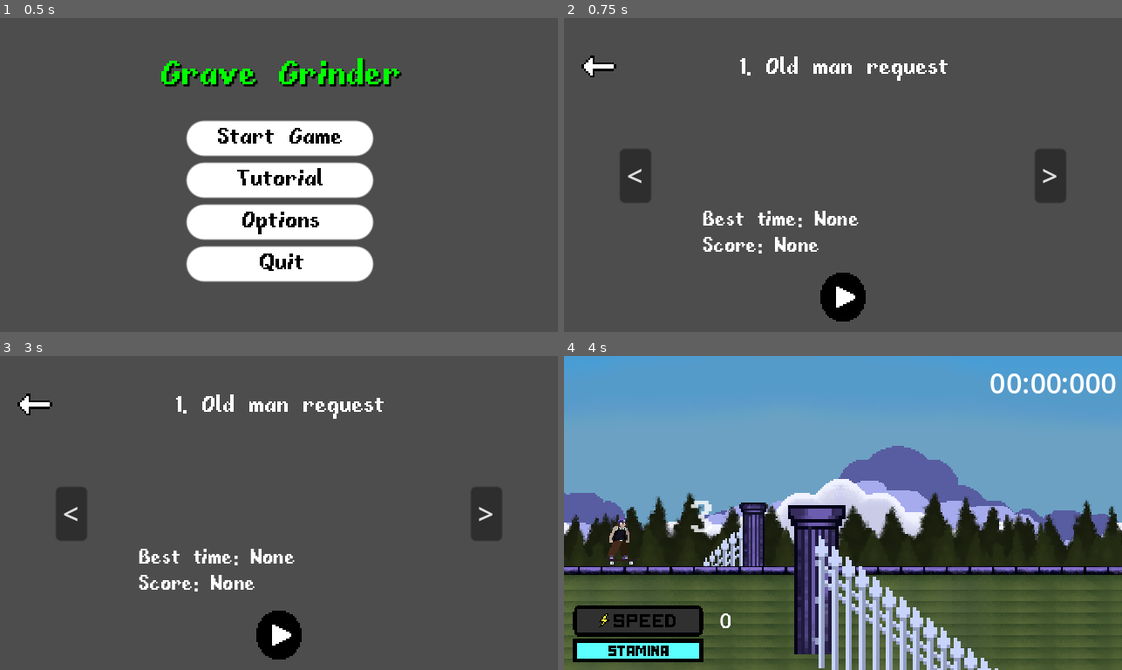
Above: before the commit, frames 1-4 (two rows, left to right).
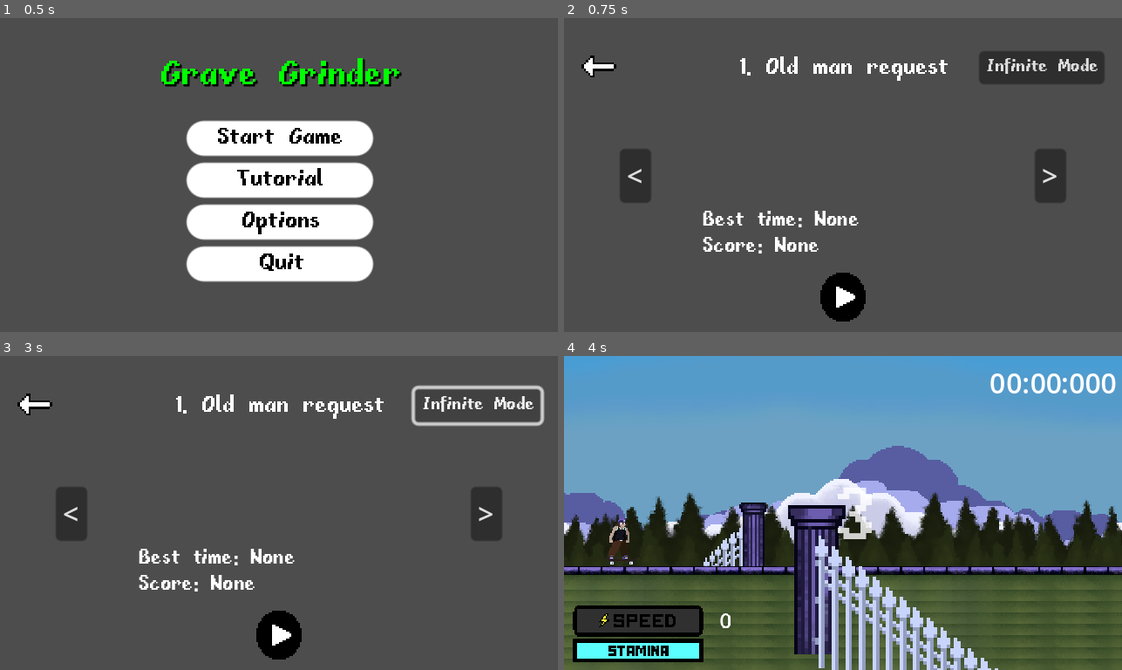
Above: after the commit, the same moments.

Repository: lucasjanta/GraveGrinder
Game: Godot game, scene res://Scenes/Menus/main_menu.tscn
Same seed, same stepped clock (60 frames per second), same inputs: the game is played once before the commit and once after it.
Inputs (mouse positions are in pixels of both pictures, inside the frame that each line leads up to):
- Up to frame 1 (0.5 s): no input
- Up to frame 2 (0.75 s): click "Start Game" at 0.5 s
- Up to frame 3 (3 s): click (33, 406) at 1.25 s; click "Start Game" at 2 s; click (479, 406) at 2.75 s, where only the run after the commit has a clickable "Infinite Mode"
- Up to frame 4 (4 s): click (843, 635) at 3.5 s

Frame 1 is identical in both runs. In frame 2, 2.2% of the frame differs, in the area x 74-97%, y 10-21%; in frame 3, 1.3%; in frame 4, 0.6%.

Commit message:
fixed a bug in countdown animation and added an option for infinite mode

Diff:
--- a/Scenes/Levels/test_room.tscn
+++ b/Scenes/Levels/test_room.tscn
@@ -1717,4 +1717,5 @@
 tile_map_data = PackedByteArray("AAAAAAYAAAAFABUAAAAAAAUAAAAFABUAAAAAAAQAAAAFABUAAAAAAAMAAAAFABUAAAAAAAIAAAAFABUAAAAAAA …(101072 unchanged characters)…
 tile_set = SubResource("TileSet_rik6y")
 
+[editable path="StartAnimation"]
 [editable path="Camera2D/PauseMenu"]
--- a/Scenes/Menus/level_selection.gd
+++ b/Scenes/Menus/level_selection.gd
@@ -50,3 +50,11 @@
 
 func _on_back_pressed():
 	get_tree().change_scene_to_file("res://Scenes/Menus/main_menu.tscn")
+
+func _on_infinite_pressed():
+	if UI.selected_level == 1:
+		print("nivel 1 no modo infinito")
+	if UI.selected_level == 2:
+		print("nivel 2 no modo infinito")
+	if UI.selected_level == 3:
+		print("nivel 3 no modo infinito")
--- a/Scenes/Menus/level_selection.tscn
+++ b/Scenes/Menus/level_selection.tscn
@@ -126,7 +126,18 @@
 texture_hover = ExtResource("6_b7tj0")
 stretch_mode = 5
 
+[node name="infinite" type="Button" parent="."]
+layout_mode = 0
+offset_left = 238.0
+offset_top = 19.0
+offset_right = 310.0
+offset_bottom = 38.0
+theme_override_fonts/font = ExtResource("2_o2aef")
+theme_override_font_sizes/font_size = 12
+text = "Infinite Mode"
+
 [connection signal="pressed" from="previous" to="." method="_on_previous_pressed"]
 [connection signal="pressed" from="next" to="." method="_on_next_pressed"]
 [connection signal="pressed" from="play" to="." method="_on_play_pressed"]
 [connection signal="pressed" from="back" to="." method="_on_back_pressed"]
+[connection signal="pressed" from="infinite" to="." method="_on_infinite_pressed"]
--- a/Scenes/Menus/main_menu.gd
+++ b/Scenes/Menus/main_menu.gd
@@ -14,6 +14,7 @@
 	elif get_viewport().get_mouse_position().x < 160:
 		label.rotation_degrees = lerp_angle(label.rotation_degrees, deg_to_rad(-45), 2.0 * delta)
 
+
 func _on_startgame_pressed():
 	get_tree().change_scene_to_file("res://Scenes/Menus/level_selection.tscn")
 
--- a/Scenes/Usable/audio_manager.tscn
+++ b/Scenes/Usable/audio_manager.tscn
@@ -8,3 +8,4 @@
 
 [node name="MainMenu" type="AudioStreamPlayer" parent="."]
 stream = ExtResource("2_oeqx5")
+parameters/looping = true
--- a/Scenes/Usable/start_animation.gd
+++ b/Scenes/Usable/start_animation.gd
@@ -4,7 +4,8 @@
 func _ready():
 	get_tree().paused = true
 	animation_player.play("start_anim")
-
+	#resolve bug da posição da animação
+	global_position = Vector2(145.5, 0)
 
 func _on_animation_player_animation_finished(anim_name):
 	if anim_name == "start_anim":
--- a/Scenes/Usable/start_animation.tscn
+++ b/Scenes/Usable/start_animation.tscn
@@ -104,7 +104,7 @@
 "times": PackedFloat32Array(0, 0.5, 1, 1.5, 2, 2.5, 3, 3.2, 3.5),
 "transitions": PackedFloat32Array(1, 1, 1, 1, 1, 1, 1, 1, 1),
 "update": 0,
-"values": [24, 60, 24, 60, 24, 60, 24, 60, 200]
+"values": [48, 96, 48, 96, 48, 96, 48, 96, 300]
 }
 
 [sub_resource type="AnimationLibrary" id="AnimationLibrary_ph4q5"]
